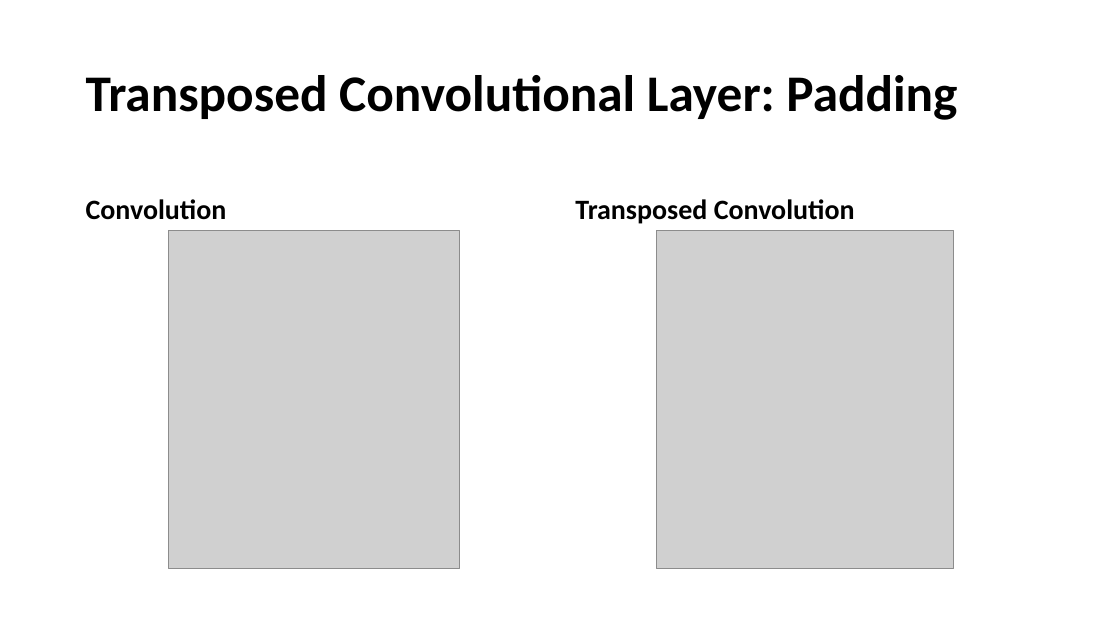
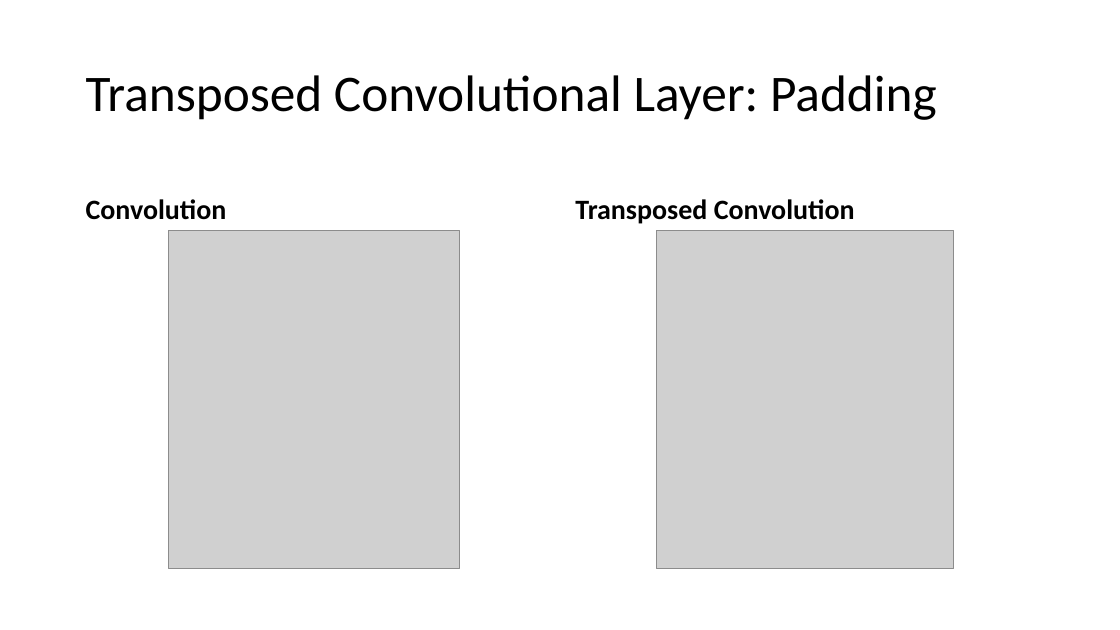
Before and after one commit to MICS-Lab/DeepLearningCourse, a slide deck: slide 3 of Slides_7.pptx. Drawn at 1120x630 pixels with LibreOffice and Linux fonts; fonts in the diff are those of the drawing; grey boxes stand for pictures. Boxes give left, top, right and bottom in pixels: in the first picture for what was removed or moved away, otherwise in the second. Text is boxed around its words. In the diff, an @@ line names an element or a change of style, - is before the commit and + after.

```diff
--- a/Slides_7.pptx
+++ b/Slides_7.pptx
@@ title "Transposed Convolutional Layer: Padding" at [86, 75, 937, 120]: bold off @@
```
Also in this commit, not shown: 2 other slides changed, 1 slide added.
